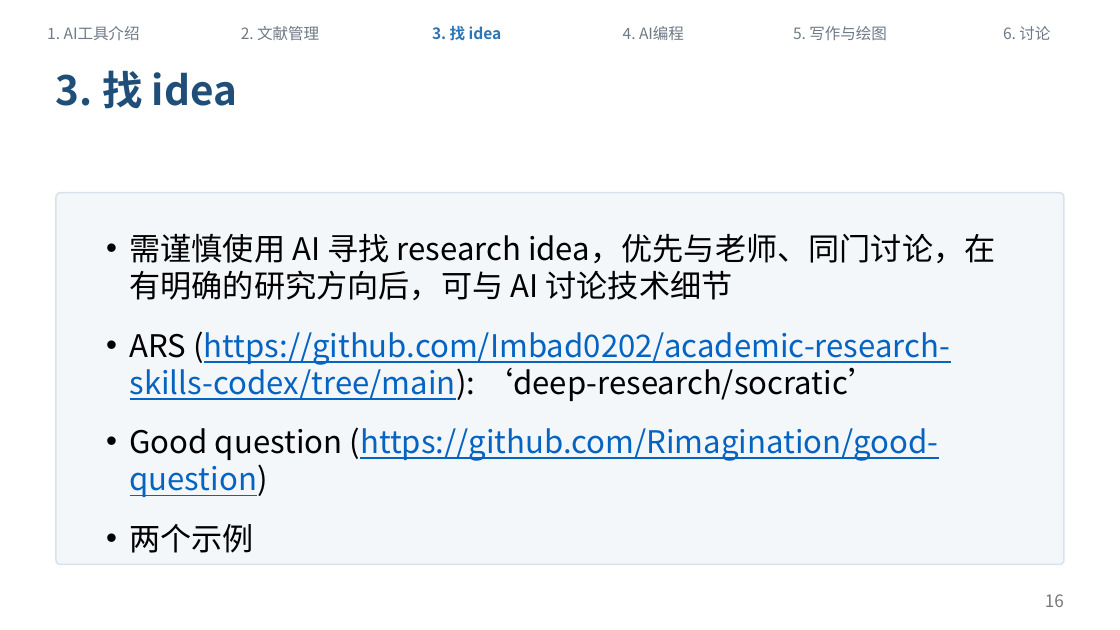
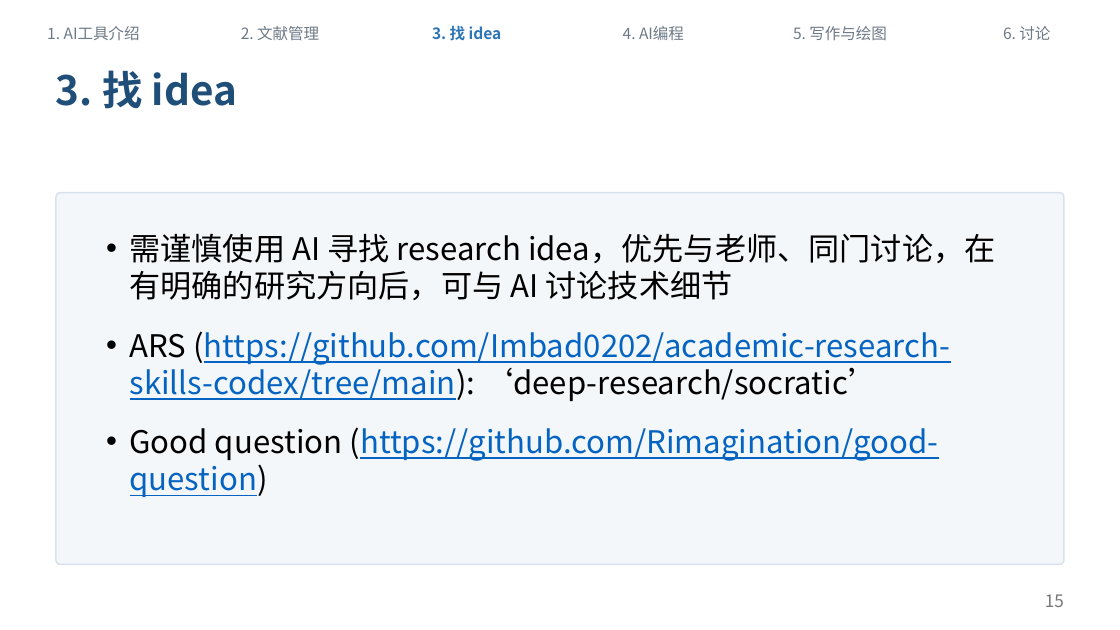
Before and after one commit to sicilyala/ai_sharing, a slide deck: slide 15 of docs/ai-workflow-sharing-v1.pptx (slide 16 before the commit). Drawn at 1120x630 pixels with LibreOffice and Linux fonts; fonts in the diff are those of the drawing. Boxes give left, top, right and bottom in pixels: in the first picture for what was removed or moved away, otherwise in the second. Text is boxed around its words. In the diff, an @@ line names an element or a change of style, - is before the commit and + after.

```diff
--- a/docs/ai-workflow-sharing-v1.pptx
+++ b/docs/ai-workflow-sharing-v1.pptx
@@ text at [130,524,255,553]: paragraph removed @@
-• 两个示例
@@ page number at [1045,594,1064,607]: text changed @@
-16
+15
```
Also in this commit, not shown: 9 other slides changed, 1 slide removed, 7 other files.
